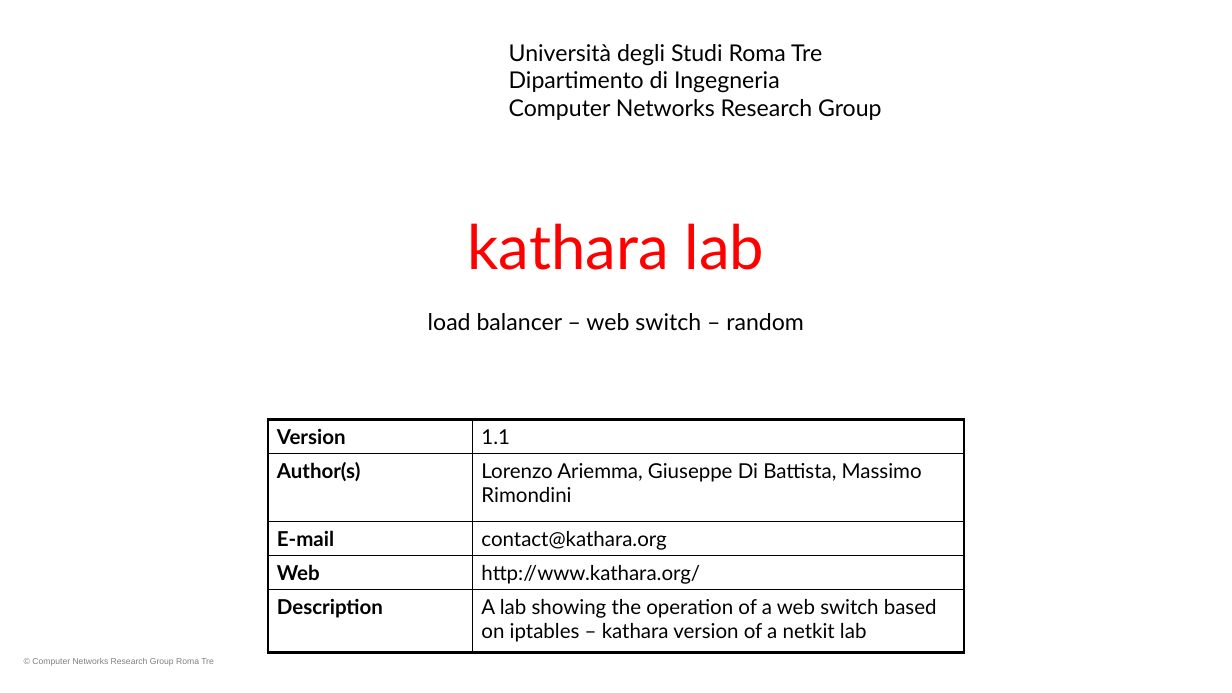
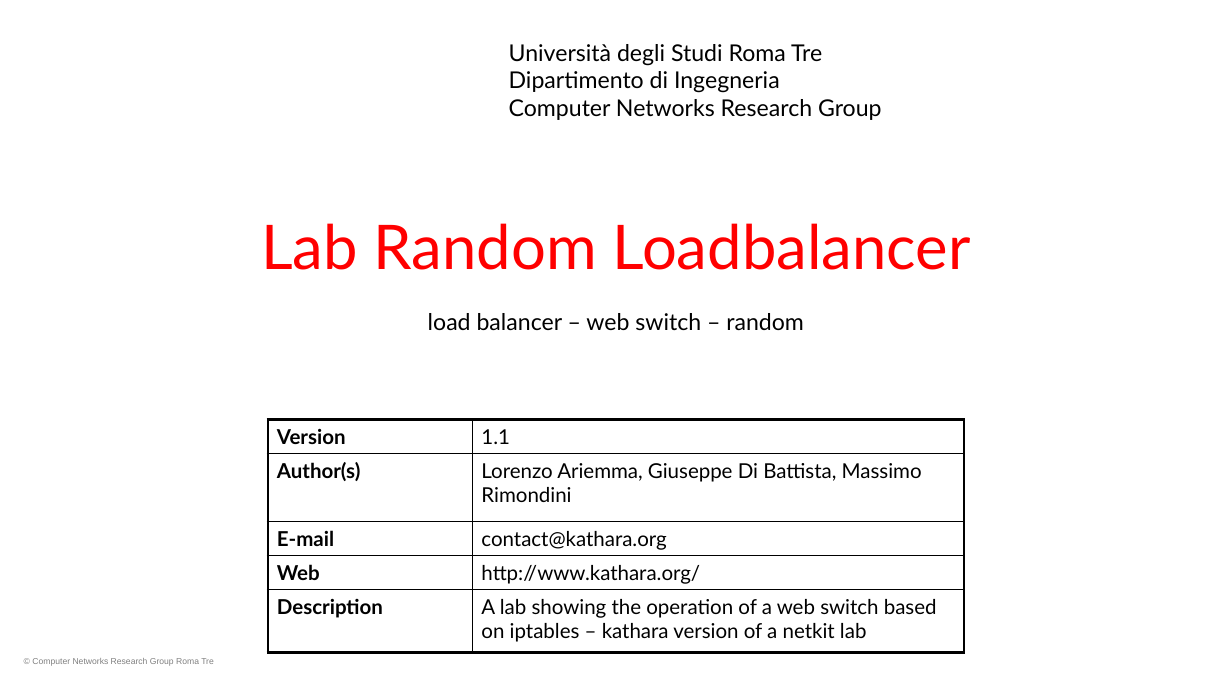
Before and after one commit to KatharaFramework/Kathara-Labs, a slide deck: slide 1 of Application Level/LoadBalancerRandom/013-kathara-lab_loadbalancer-ws-rnd.pptx. Drawn at 1232x693 pixels with LibreOffice and Linux fonts; fonts in the diff are those of the drawing; background and template pictures are left out. Boxes give left, top, right and bottom in pixels: in the first picture for what was removed or moved away, otherwise in the second. Text is boxed around its words. In the diff, an @@ line names an element or a change of style, - is before the commit and + after.

```diff
--- a/Application Level/LoadBalancerRandom/013-kathara-lab_loadbalancer-ws-rnd.pptx
+++ b/Application Level/LoadBalancerRandom/013-kathara-lab_loadbalancer-ws-rnd.pptx
@@ title at (x1=261, y1=223, x2=971, y2=270): text changed @@
-kathara lab
+Lab Random Loadbalancer
```
Also in this commit, not shown: 57 other files.
